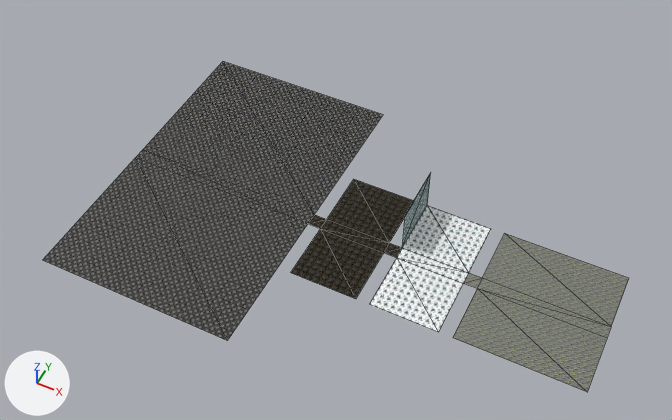
Two versions of the OBJ model Team_SR/Client/Resources/Map/Boss/Map.obj, one commit apart.
The view is the same before and after, from a camera (50 mm lens) standing at (65.1, -74.1, 102.7) and looking at (26.1, 4.0, 5.1). Arrows for +X, +Y and +Z are at lower left; the lights stay in place. Mesh edges are drawn as thin lines. Where no turn or scale is listed for an object, it has been applied to the vertices.

Names of what the first picture shows: 'Cube-detach'.
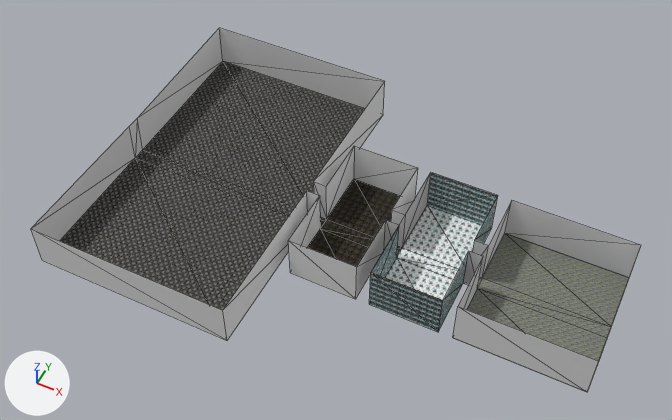
Pixel boxes (x1, y1, x2, y2) of what changed, in the pictures (672 x 420 px):
'Cube', added
    after: (31, 28, 641, 392)
    faces in mat_material_castle_wall_1 (white #e7e7e7): (31, 28, 385, 341)
    faces in mat_texture_egypt_wall0038 (white #e7e7e7): (453, 201, 641, 392)
    faces in mat_material_wall_brick_blue_texture_1 (white #e7e7e7): (288, 146, 418, 299)
    faces in mat_texture_antarctic_wall_3 (picture img_texture_antarctic_wall_3_png): (369, 172, 498, 332)
part 1 of me_cube_detach, recoloured
    both: (402, 173, 431, 248)

The change, as a diff of the scene's bpy script:
```diff
--- a/Team_SR/Client/Resources/Map/Boss/Map.obj.py
+++ b/Team_SR/Client/Resources/Map/Boss/Map.obj.py
@@ mat_texture_antarctic_wall_3_1 @@
+mat_texture_antarctic_wall_3_1 = principled_material('texture_antarctic_wall_3_1')
+mat_texture_antarctic_wall_3_1.base_color = (0.8, 0.8, 0.8)  # white #e7e7e7
+mat_texture_antarctic_wall_3_1.roughness = 1.0
@@ mat_material_castle_wall_1 @@
+mat_material_castle_wall_1 = principled_material('MATERIAL_CASTLE_WALL_1')
+mat_material_castle_wall_1.base_color = (0.8, 0.8, 0.8)  # white #e7e7e7
+mat_material_castle_wall_1.roughness = 1.0
@@ mat_texture_egypt_wall0038 @@
+mat_texture_egypt_wall0038 = principled_material('texture_egypt_wall0038')
+mat_texture_egypt_wall0038.base_color = (0.8, 0.8, 0.8)  # white #e7e7e7
+mat_texture_egypt_wall0038.roughness = 1.0
@@ mat_material_wall_brick_blue_texture_1 @@
+mat_material_wall_brick_blue_texture_1 = principled_material('MATERIAL_WALL_BRICK_BLUE_TEXTURE_1')
+mat_material_wall_brick_blue_texture_1.base_color = (0.8, 0.8, 0.8)  # white #e7e7e7
+mat_material_wall_brick_blue_texture_1.roughness = 1.0
@@ me_cube_detach @@
 me_cube_detach.from_pydata(...)  # 34 vertices, 32 faces; spans x -8.0..66.0, y -19.5..29.0, z 1.0..8.0
 # used by ob_cube_detach; location = (0.0, 0.0, 0.0)
+# me_cube_detach part 1: 2 faces spanning x 36.0, y 5.0..14.0, z 1.0..8.0 switch from mat_texture_antarctic_wall_3 (picture img_texture_antarctic_wall_3_png) to mat_texture_antarctic_wall_3_1 (white #e7e7e7)
 me_cube_detach.materials.append(mat_material_castle_floor_1)
@@ me_cube @@
+me_cube.from_pydata(...)  # 62 vertices, 58 faces; spans x -8.0..66.0, y -19.5..29.0, z 1.0..8.0
+# faces by material slot: [14, 20, 10, 14]
+me_cube.materials.append(mat_material_castle_wall_1)  # white #e7e7e7
+me_cube.materials.append(mat_material_wall_brick_blue_texture_1)  # white #e7e7e7
+me_cube.materials.append(mat_texture_antarctic_wall_3)  # picture img_texture_antarctic_wall_3_png
+me_cube.materials.append(mat_texture_egypt_wall0038)  # white #e7e7e7
@@ ob_cube @@
+ob_cube = bpy.data.objects.new('Cube', me_cube)
+ob_cube.location = (0.0, 0.0, 0.0)
```
